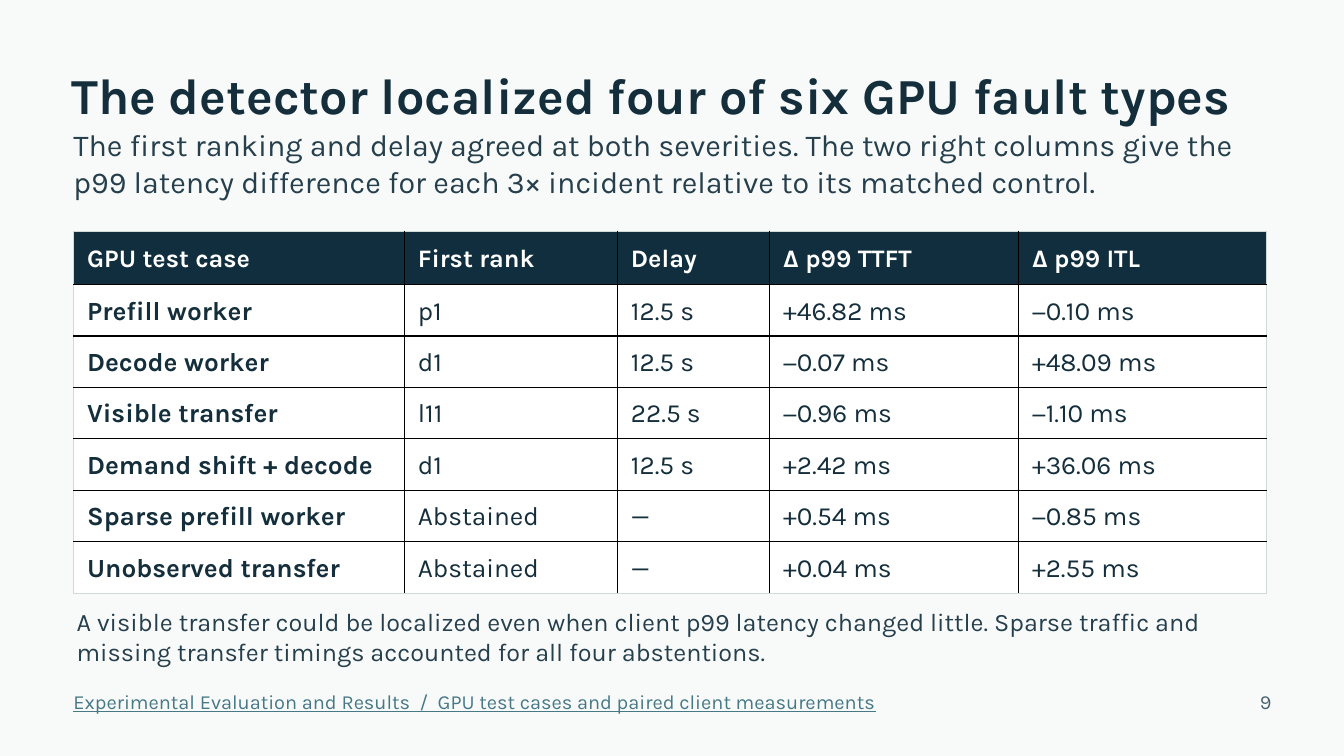
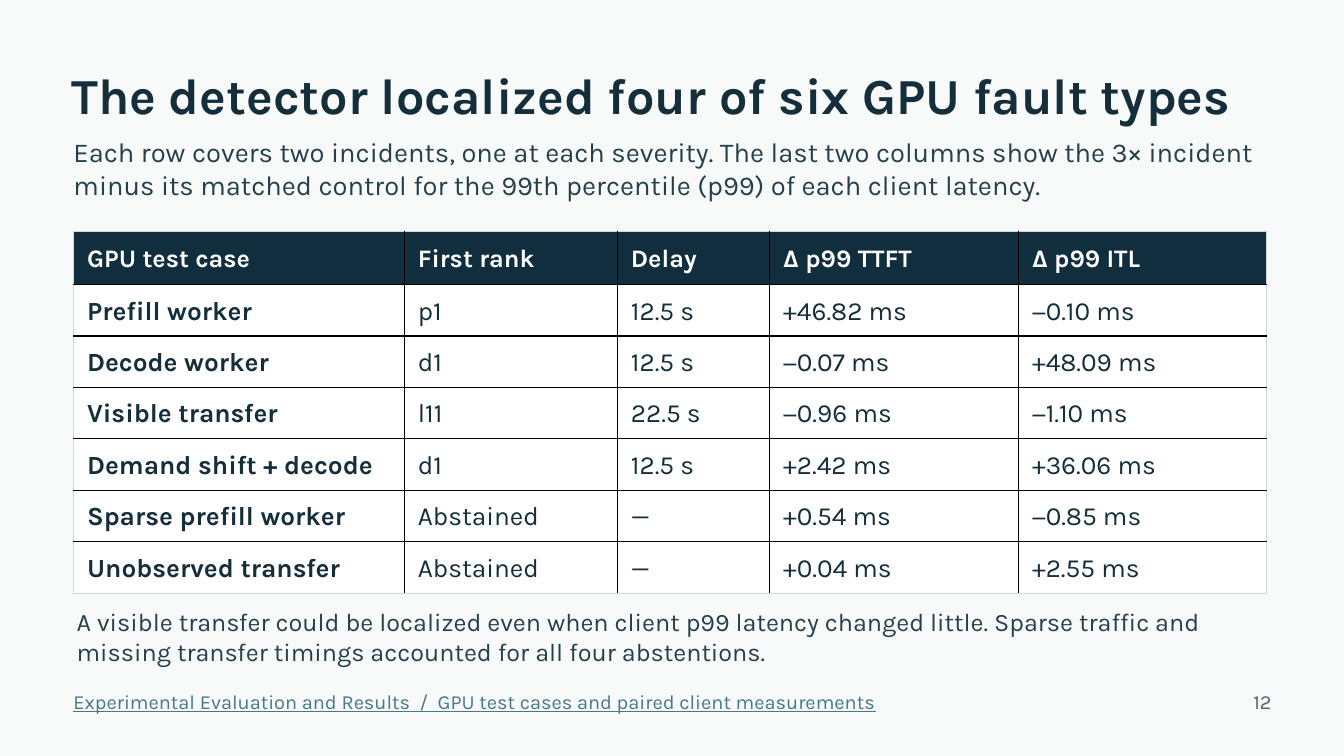
Before and after one commit to sid15022/DAT-CS5903, a slide deck: slide 12 of docs/Final_Project_Presentation.pptx (slide 9 before the commit). Drawn at 1344x756 pixels with LibreOffice and Linux fonts; fonts in the diff are those of the drawing. Boxes give left, top, right and bottom in pixels: in the first picture for what was removed or moved away, otherwise in the second. Text is boxed around its words. In the diff, an @@ line names an element or a change of style, - is before the commit and + after.

```diff
--- a/docs/Final_Project_Presentation.pptx
+++ b/docs/Final_Project_Presentation.pptx
@@ text at [73,143,1253,202]: text changed; size 21.8 to 19.5 pt @@
-The first ranking and delay agreed at both severities. The two right columns give the p99 latency difference for each 3× incident relative to its matched control.
+Each row covers two incidents, one at each severity. The last two columns show the 3× incident minus its matched control for the 99th percentile (p99) of each client latency.
@@ text at [1253,696,1271,709]: text changed @@
-9
+12
```
Also in this commit, not shown: 11 other slides changed, 3 slides added.
